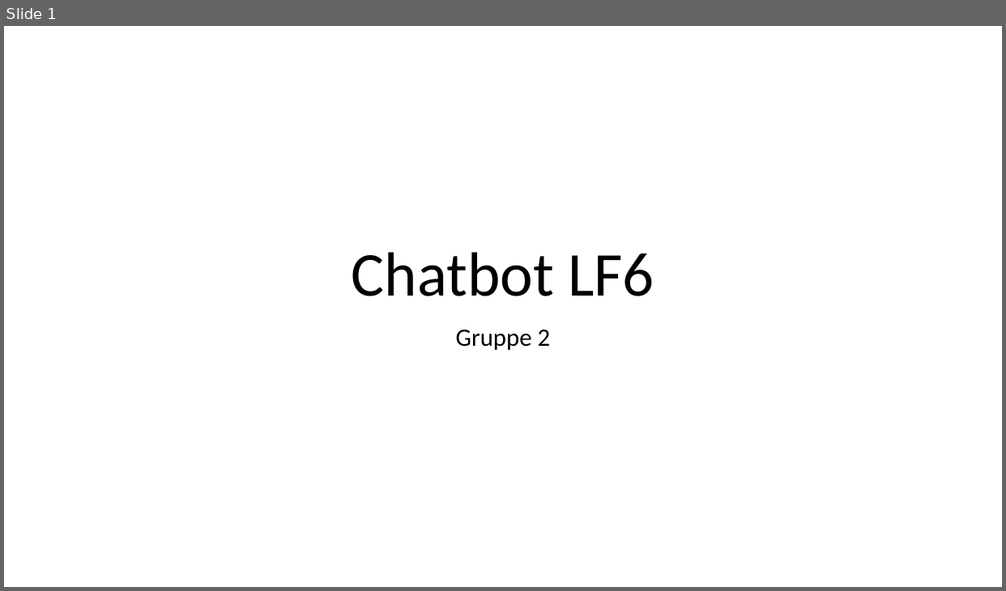
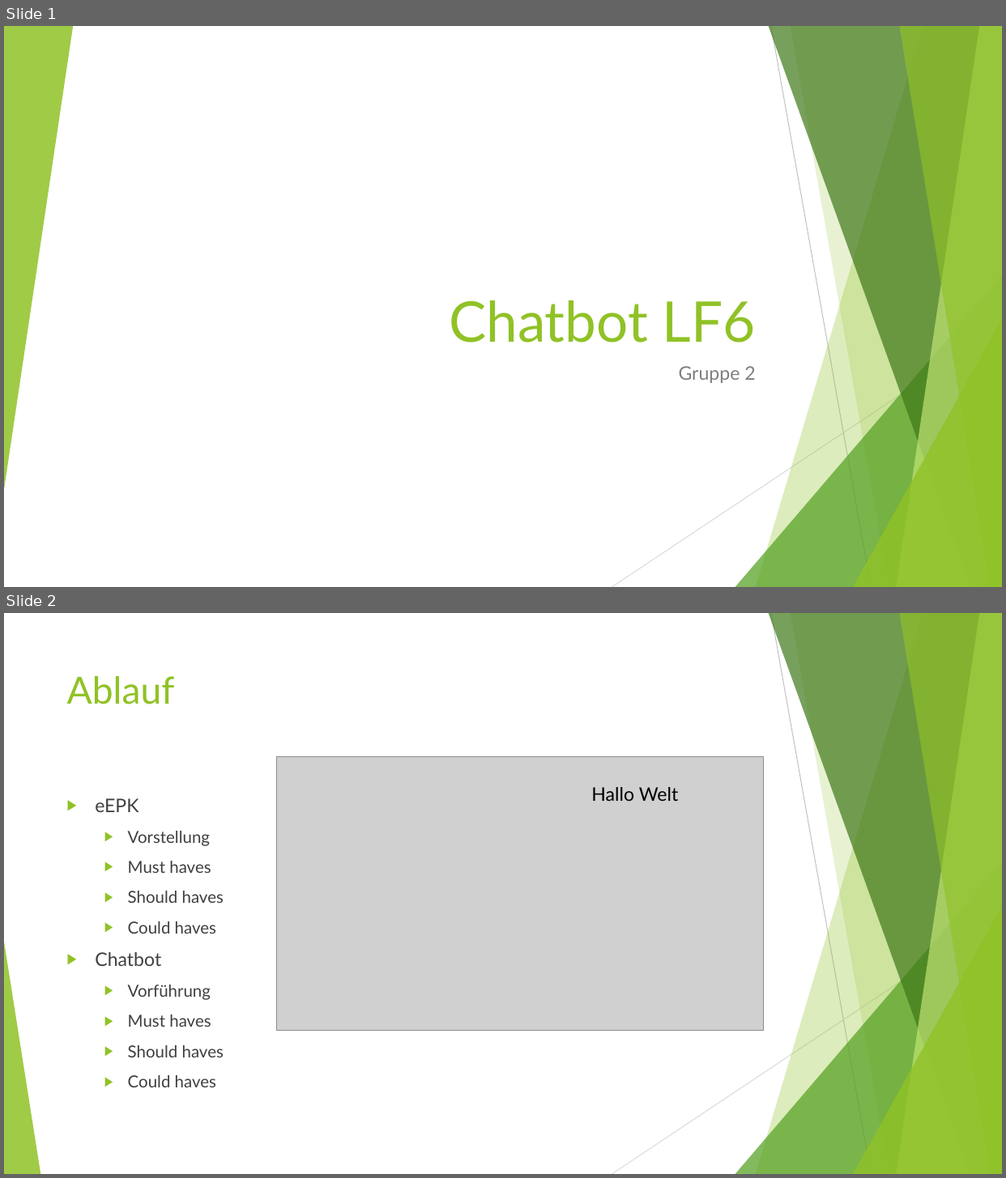
Before and after one commit to FlorianMein/LF6ChatBot, a slide deck: Chatbot LF6.odp. Shown one above the other, each under a label of ours: slide 1 before the commit, slides 1 and 2 after it. The pictures are 1006x591 and 1006x1178 pixels, drawn with LibreOffice and Linux fonts; fonts in the diff are those of the drawing; grey boxes stand for pictures. Boxes give left, top, right and bottom in pixels: in the first picture for what was removed or moved away, otherwise in the second. Text is boxed around its words. In the diff, an @@ line names an element or a change of style, - is before the commit and + after.

```diff
--- a/Chatbot LF6.odp
+++ b/Chatbot LF6.odp
@@ slide 2 added at box(4, 613, 1002, 1174), background #FFFFFF; not listed: 9 template elements that a slide beside it also shows @@
@@ title added at box(67, 676, 175, 705), 36 pt, text #90C226 @@
+Ablauf
@@ picture added at box(276, 756, 763, 1031) @@
@@ text added at box(95, 798, 224, 1088), 16 pt, text #404040 @@
+▶ eEPK
+  ▶ Vorstellung
+  ▶ Must haves
+  ▶ Should haves
+  ▶ Could haves
+▶ Chatbot
+  ▶ Vorführung
+  ▶ Must haves
+  ▶ Should haves
+  ▶ Could haves
@@ text added at box(591, 787, 679, 801), 18 pt, text #000000 @@
+Hallo Welt
@@ freeform shape added at box(4, 942, 40, 1174), fill #90C226 at 85% opacity @@
@@ slide 1 changed as well @@
@@ group added at box(4, 26, 1002, 587): 8 freeform shapes, 2 lines @@
@@ title "Chatbot LF6": place and size @@
-title "Chatbot LF6" at box(351, 252, 654, 297)
+title "Chatbot LF6" at box(449, 301, 756, 343)
@@ title "Chatbot LF6" at box(449, 301, 756, 343): size 60 to 54 pt, font Calibri to Lato, text colour #000000 to #90C226; alignment centre to right; line spacing 0.9 to 1 @@
@@ subtitle "Gruppe 2": place and size @@
-subtitle "Gruppe 2" at box(456, 330, 551, 350)
+subtitle "Gruppe 2" at box(679, 366, 755, 383)
@@ subtitle "Gruppe 2" at box(679, 366, 755, 383): size 24 to 18 pt, font Calibri to Lato, text colour #000000 to #7F7F7F; alignment centre to right; line spacing 0.9 to 1 @@
```
Also in this commit, not shown: 3 other slides changed, 11 other slides added, 1 slide removed.
